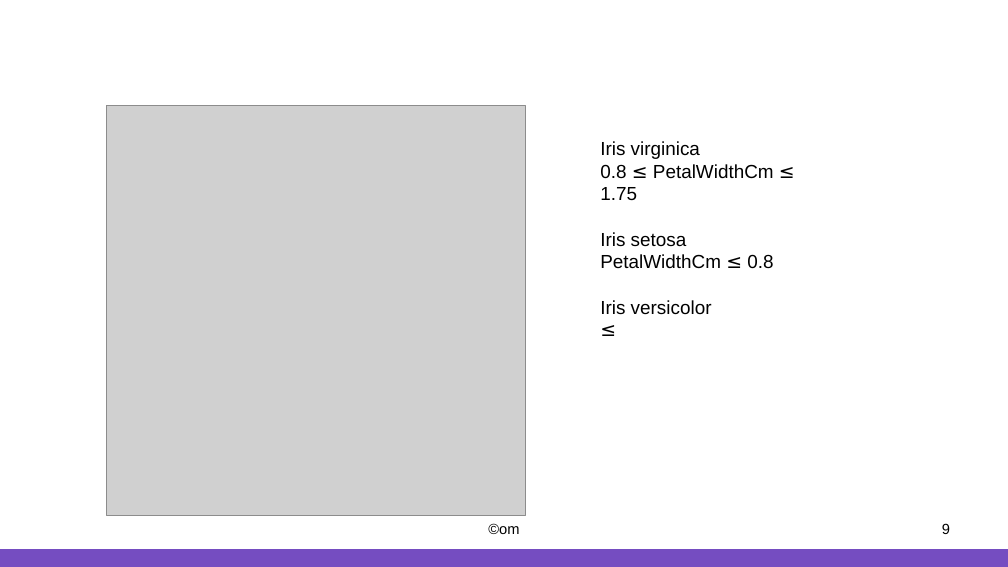
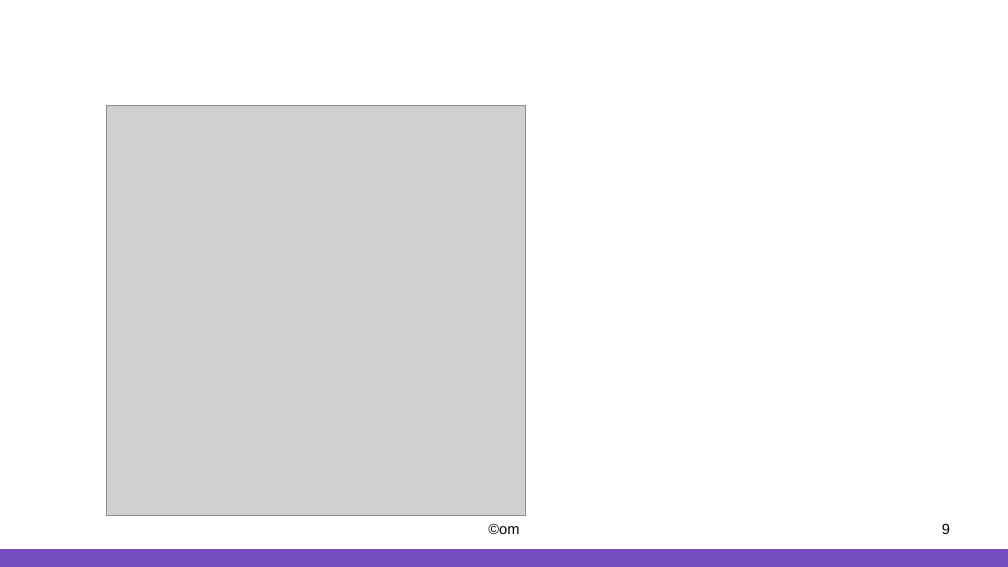
Before and after one commit to iData1011/data-analysis-projects, a slide deck: slide 9 of EDA-iris/slide/slide-iris.pptx. Drawn at 1008x567 pixels with LibreOffice and Linux fonts; fonts in the diff are those of the drawing; grey boxes stand for pictures. Boxes give left, top, right and bottom in pixels: in the first picture for what was removed or moved away, otherwise in the second. Text is boxed around its words. In the diff, an @@ line names an element or a change of style, - is before the commit and + after.

```diff
--- a/EDA-iris/slide/slide-iris.pptx
+++ b/EDA-iris/slide/slide-iris.pptx
@@ text removed at [600,141,774,315] @@
-Iris virginica
-0.8 ≤ PetalWidthCm ≤ 1.75
-Iris setosa
-PetalWidthCm ≤ 0.8
-Iris versicolor
-≤
```
Also in this commit, not shown: 1 other slide changed, 1 slide added, 11 other files.
